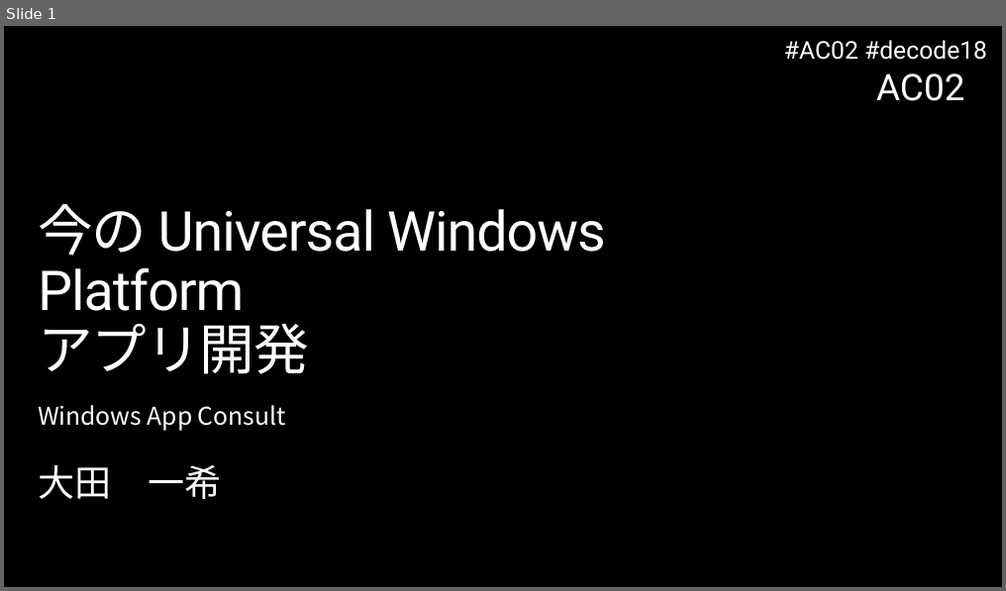
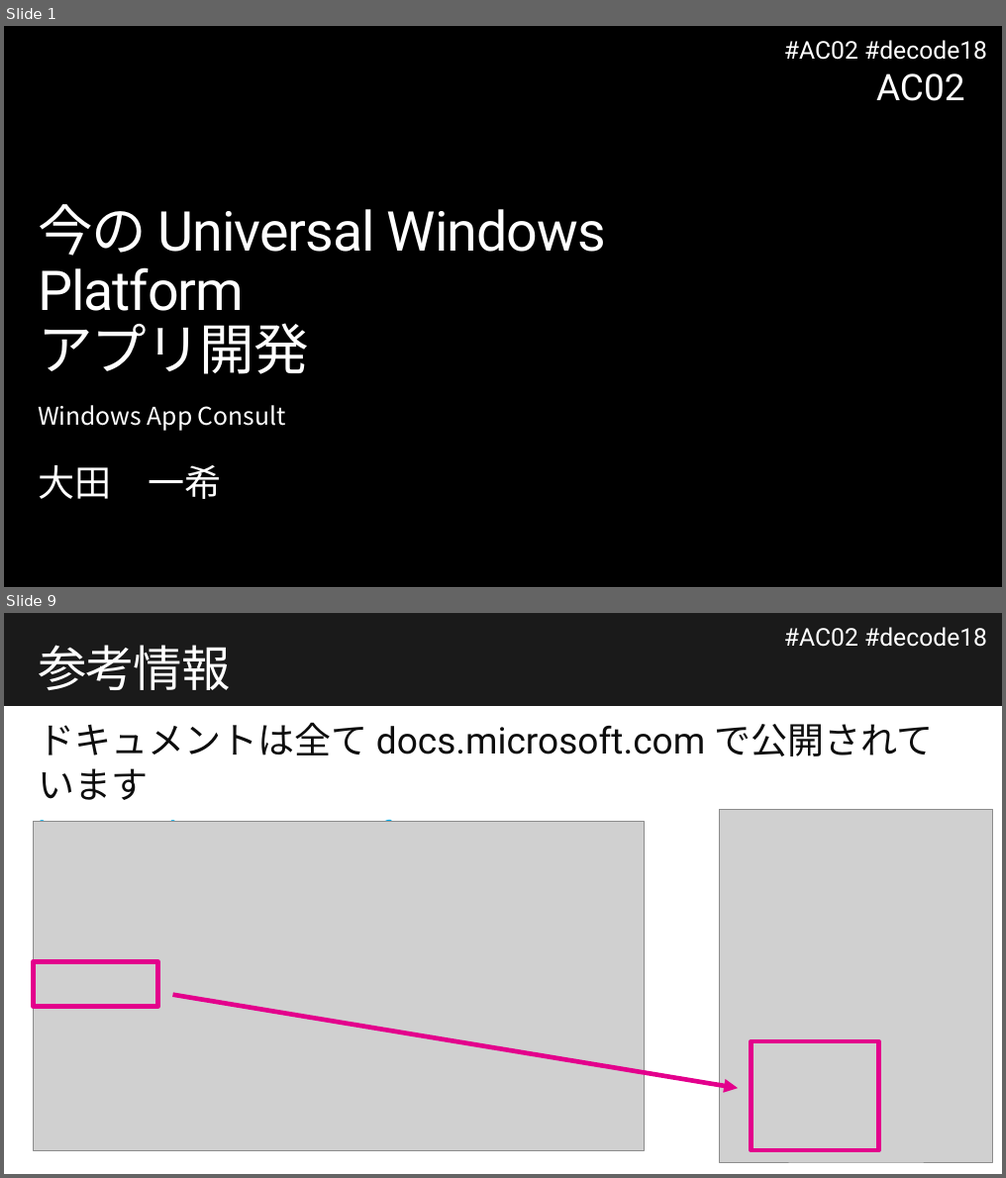
Before and after one commit to runceel/decode2018, a slide deck: docs/AC02.pptx. Shown one above the other, each under a label of ours: slide 1 before the commit, slides 1 and 9 after it; the slides between them are not shown. The pictures are 1006x591 and 1006x1178 pixels, drawn with LibreOffice and Linux fonts; fonts in the diff are those of the drawing; grey boxes stand for pictures; background and template pictures are left out. Boxes give left, top, right and bottom in pixels: in the first picture for what was removed or moved away, otherwise in the second. Text is boxed around its words. In the diff, an @@ line names an element or a change of style, - is before the commit and + after.

```diff
--- a/docs/AC02.pptx
+++ b/docs/AC02.pptx
@@ slide 9 added at (x1=4, y1=613, x2=1002, y2=1174), background #FFFFFF; not listed: 1 template element that a slide beside it also shows @@
@@ rectangle added at (x1=4, y1=613, x2=1002, y2=706), fill #1A1A1A @@
@@ text added at (x1=784, y1=627, x2=987, y2=647), 24 pt, text #1A1A1A @@
+#AC02 #decode18
@@ title added at (x1=38, y1=645, x2=230, y2=690), 48 pt, text #FFFFFF @@
+参考情報
@@ text added at (x1=38, y1=722, x2=934, y2=822), 36 pt, text #0D0D0D @@
+ドキュメントは全て docs.microsoft.com で公開されています
+https://docs.microsoft.com/
@@ picture added at (x1=720, y1=809, x2=992, y2=1161) @@
@@ picture added at (x1=34, y1=821, x2=644, y2=1151) @@
@@ rectangle added at (x1=34, y1=961, x2=158, y2=1006), outline #E3008C 4.5 pt @@
@@ arrow added from (172, 994) to (738, 1088), #E3008C 4.5 pt @@
@@ rectangle added at (x1=751, y1=1042, x2=878, y2=1151), outline #E3008C 4.5 pt @@
```
Also in this commit, not shown: 9 other slides added.
